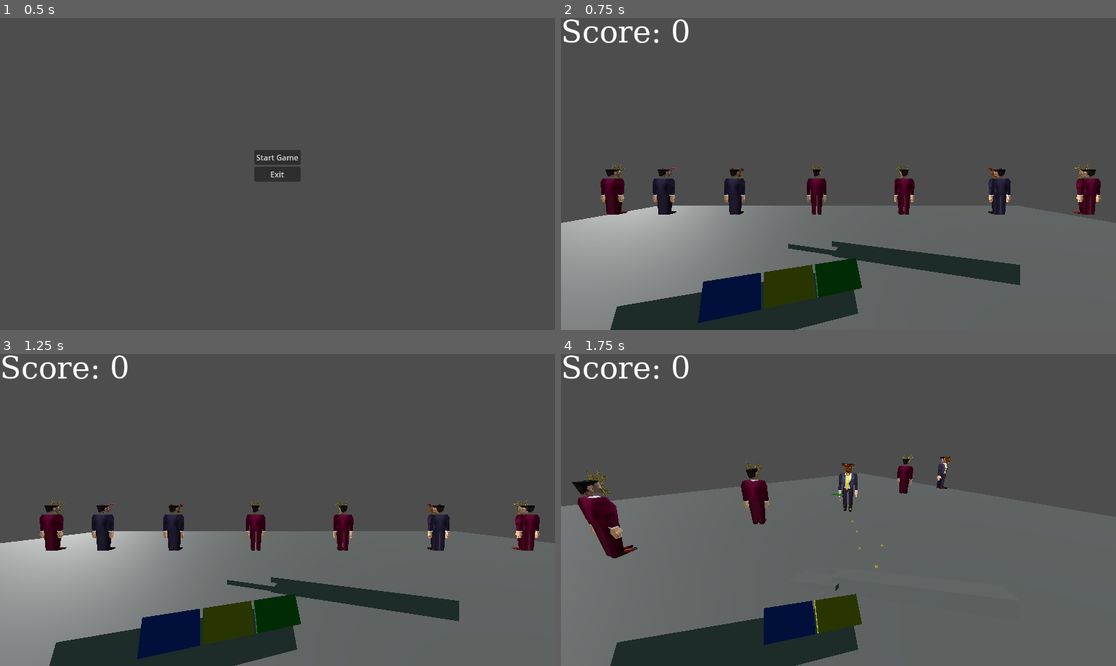
Above: before the commit, frames 1-4 (two rows, left to right).
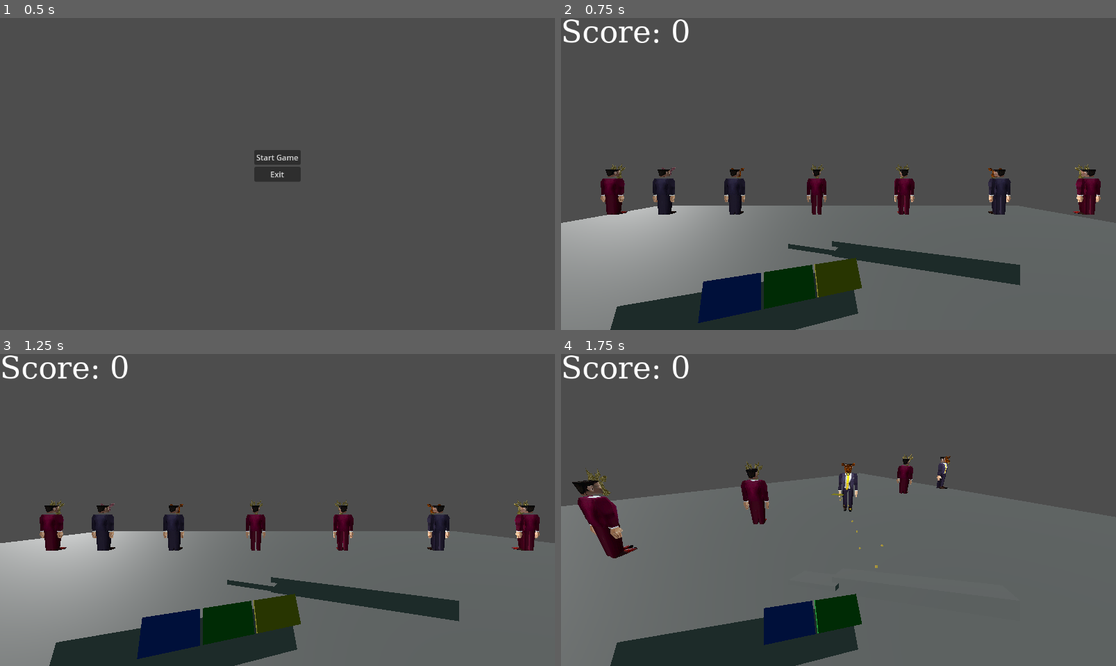
Above: after the commit, the same moments.

Repository: BlackBrad/network-ninja
Game: Godot game, scene res://scenes/main_menu.tscn
The game is run twice, just before and just after one commit, with the same random seed, the same clock (stepped at 60 frames per second) and the same inputs.
Inputs (mouse positions are in pixels of both pictures, inside the frame that each line leads up to):
- Up to frame 1 (0.5 s): no input
- Up to frame 2 (0.75 s): click "Start Game" at 0.5 s
- Up to frame 3 (1.25 s): no input
- Up to frame 4 (1.75 s): tap Enter (ui_accept) at 1.25, 1.52 s; move the mouse to (866, 510) at 1.27 s; hold W (move_forward) from 1.28 s (still down); click (866, 510) at 1.35 s

Frame 1 is identical in both runs. In frame 2, 1.8% of the frame differs, in the area x 36-55%, y 76-94%; in frame 3, 1.8%; in frame 4, 0.8%.

Commit message:
Add enum for card types

Diff:
--- a/scenes/business_card_view_model.tscn
+++ b/scenes/business_card_view_model.tscn
@@ -12,6 +12,10 @@
 
 [sub_resource type="StandardMaterial3D" id="StandardMaterial3D_4s8ah"]
 albedo_color = Color(0, 0.541176, 0.160784, 1)
+
+[sub_resource type="StandardMaterial3D" id="StandardMaterial3D_uqlpd"]
+shading_mode = 0
+albedo_color = Color(0.411765, 0.0196078, 0.0862745, 1)
 
 [node name="BusinessCardViewModel" type="Node3D"]
 script = ExtResource("1_vtet2")
@@ -33,3 +37,9 @@
 material_override = SubResource("StandardMaterial3D_4s8ah")
 mesh = SubResource("BoxMesh_b6808")
 skeleton = NodePath("../..")
+
+[node name="SeagalCard" type="MeshInstance3D" parent="."]
+visible = false
+material_override = SubResource("StandardMaterial3D_uqlpd")
+mesh = SubResource("BoxMesh_b6808")
+skeleton = NodePath("../..")
--- a/scripts/business_card.gd
+++ b/scripts/business_card.gd
@@ -1,6 +1,7 @@
 extends Area3D
 
 var pickup_prefab = preload("res://scenes/business_card_pickup.tscn")
+const CardTypes = preload("res://scripts/card_types.gd")
 
 const GRAVITY = 3.0
 const FRICTION = 0.1
@@ -9,7 +10,7 @@
 var velocity = Vector3()
 var acceleration = Vector3()
 var _flight_time = 0.0
-var card_type = 1
+var card_type = CardTypes.YELLOW
 
 # Called when the node enters the scene tree for the first time.
 func _ready():
--- a/scripts/business_card_pickup.gd
+++ b/scripts/business_card_pickup.gd
@@ -1,9 +1,11 @@
 extends Area3D
+
+const CardTypes = preload("res://scripts/card_types.gd")
 
 var t = 0.0
 @export var amplitude = 0.4
 @export var frequency = 1.5
-@export var card_type = 1
+@export var card_type = CardTypes.YELLOW
 
 func _ready():
 	$Mesh.set_business_card_type(card_type)
--- a/scripts/business_card_view_model.gd
+++ b/scripts/business_card_view_model.gd
@@ -1,5 +1,6 @@
 extends Node3D
 
+const CardTypes = preload("res://scripts/card_types.gd")
 
 # Called when the node enters the scene tree for the first time.
 func _ready():
@@ -11,10 +12,23 @@
 func _process(delta):
 	pass
 
-func set_business_card_type(type_index):
+func set_business_card_type(card_type):
 	for child in get_children():
 		child.visible = false
 
-	var index = type_index - 1
+	var index = 0
+	match card_type:
+		CardTypes.YELLOW:
+			index = 0
+		CardTypes.BLUE:
+			index = 1
+		CardTypes.GREEN:
+			index = 2
+		CardTypes.SEAGAL:
+			index = 3
+		_:
+			print("Unknown card type %d" % card_type)
+			index = 0
+
 	if index < get_child_count():
 		get_child(index).visible = true
--- /dev/null
+++ b/scripts/card_types.gd
@@ -0,0 +1,9 @@
+class_name CardTypes
+
+enum {
+	EMPTY = 0,
+	YELLOW,
+	BLUE,
+	GREEN,
+	SEAGAL
+}
--- a/scripts/player.gd
+++ b/scripts/player.gd
@@ -1,5 +1,6 @@
 extends CharacterBody3D
 
+const CardTypes = preload("res://scripts/card_types.gd")
 
 const SPEED = 5.0
 const JUMP_VELOCITY = 4.5
@@ -13,11 +14,11 @@
 var _end_drag = Vector2()
 var _relative_mouse_motion = Vector2()
 
-var hand = [0,0,0,0]
+var hand = [CardTypes.EMPTY,CardTypes.EMPTY,CardTypes.EMPTY,CardTypes.EMPTY]
 
 func _ready():
 	Input.set_mouse_mode(Input.MOUSE_MODE_CAPTURED)
-	update_hand([3, 1, 2, 0])
+	update_hand([CardTypes.YELLOW, CardTypes.GREEN, CardTypes.BLUE, 0])
 
 func _input(event):
 	if event is InputEventMouseMotion and Input.get_mouse_mode() == Input.MOUSE_MODE_CAPTURED:
@@ -34,8 +35,8 @@
 	var new_hand = hand
 	var card_type = new_hand.pop_front()
 	if not card_type:
-		card_type = 1 # If player hand empty spawn default card type
-	new_hand.append(0)
+		card_type = CardTypes.YELLOW # If player hand empty spawn default card type
+	new_hand.append(CardTypes.EMPTY)
 	update_hand(new_hand)
 
 	print("spawning business card")
@@ -107,7 +108,7 @@
 
 func pickup_card(card_type):
 	# Find first 0 slot in hand
-	var index = hand.find(0)
+	var index = hand.find(CardTypes.EMPTY)
 	if index >= 0:
 		var new_hand = hand
 		new_hand[index] = card_type
Not shown: 1 places in scenes/business_card_view_model.tscn that only renumber resources
